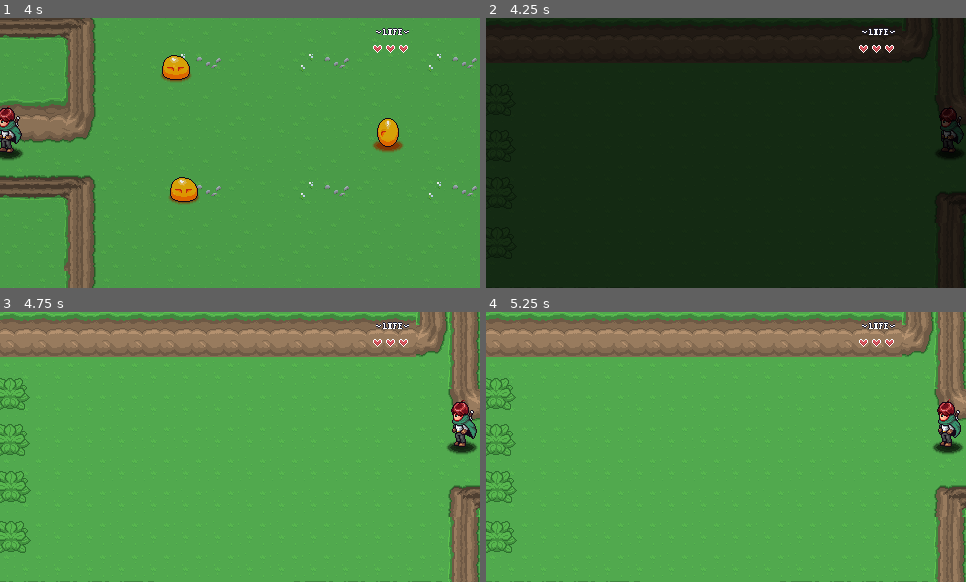
Above: before the commit, frames 1-4 (two rows, left to right).
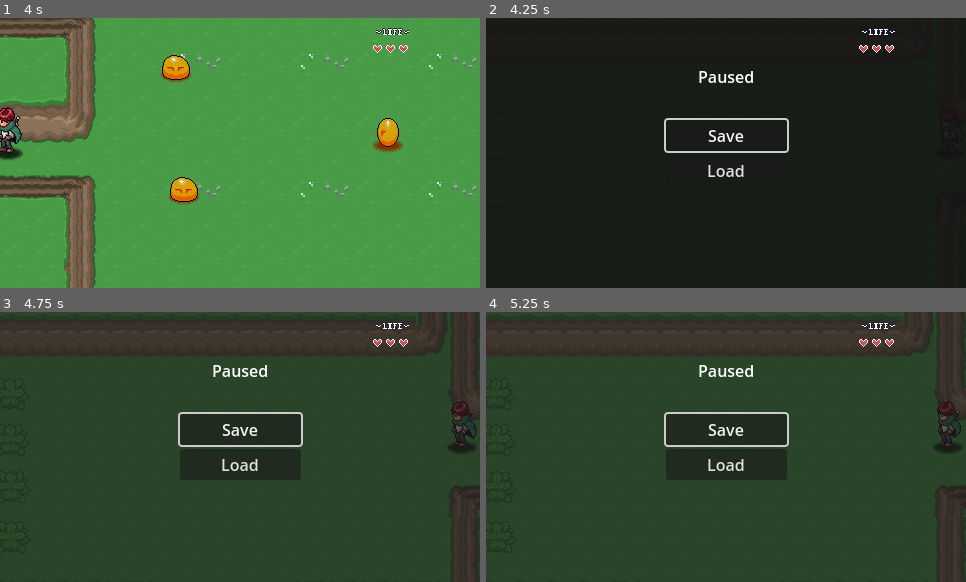
Above: after the commit, the same moments.

Repository: stevenmontes/RpgGame
Game: Godot game, scene res://levels/area01/01.tscn
The game is run twice, just before and just after one commit, with the same random seed, the same clock (stepped at 60 frames per second) and the same inputs.
Inputs (mouse positions are in pixels of both pictures, inside the frame that each line leads up to):
- Up to frame 1 (4 s): hold D (right) 0.53-1.28 s; hold Z (attack) 0.53-1.28 s; hold S (down) 1.28-2.03 s; tap Z (attack) at 1.35, 2.85 s; hold D (right) 2.03-2.78 s; hold Z (attack) 2.03-2.78 s; hold W (up) 2.78-3.53 s; hold A (left) from 3.53 s (still down); hold Z (attack) from 3.53 s (still down)
- Up to frame 2 (4.25 s): keep holding A (left); keep holding Z (attack); tap Escape (pause, bound only after the commit) at 4.15 s
- Up to frame 3 (4.75 s): release A (left) at 4.25 s; release Z (attack) at 4.25 s; click (240, 430) at 4.25 s, where only the run after the commit has a clickable "Save"
- Up to frame 4 (5.25 s): click (726, 463) at 5 s, where only the run after the commit has a clickable "Load"

Frame 1 is identical in both runs. In frame 2, 1.1% of the frame differs, in the area x 37-99%, y 19-59%; in frame 3, 99%; in frame 4, 99%, in the area x 0-100%, y 0-100%.

Commit message:
Basic Save & Load // E15

Diff:
--- a/00_Globals/global_player_manager.gd
+++ b/00_Globals/global_player_manager.gd
@@ -14,6 +14,11 @@
 	player = PLAYER.instantiate()
 	add_child(player)
 
+func set_health(hp: int, max_hp: int) -> void:
+	player.max_hp = max_hp
+	player.hp = hp
+	player.update_hp(0)
+
 func set_player_position(new_pos: Vector2) -> void:
 	player.global_position = new_pos
 
--- /dev/null
+++ b/00_Globals/global_save_manager.gd
@@ -0,0 +1,62 @@
+extends Node
+
+const SAVE_PATH = "user://"
+
+signal game_loaded
+signal game_saved
+
+var current_save: Dictionary = {
+	scene_path = "",
+	player = {
+		hp = 1,
+		max_hp = 1,
+		pos_x = 1,
+		pos_y = 0
+	},
+	items = [],
+	persistance = [],
+	quests = []
+}
+
+func save_game() -> void:
+	update_player_data()
+	update_scene_path()
+	var file := FileAccess.open(SAVE_PATH + 'save.sav', FileAccess.WRITE)
+	var save_json = JSON.stringify(current_save)
+	file.store_line(save_json)
+	game_saved.emit()
+
+func load_game() -> void:
+	var file := FileAccess.open(SAVE_PATH + 'save.sav', FileAccess.READ)
+	var json := JSON.new()
+	json.parse(file.get_line())
+	var save_dict : Dictionary = json.get_data() as Dictionary
+	current_save = save_dict
+
+	LevelManager.load_new_level(current_save.scene_path, '', Vector2.ZERO)
+
+	await LevelManager.level_load_started
+
+	PlayerManager.set_player_position(Vector2(current_save.player.pos_x, current_save.player.pos_y))
+	PlayerManager.set_health(current_save.player.hp, current_save.player.max_hp)
+
+	await LevelManager.level_loaded
+
+	game_loaded.emit()
+	print('load game')
+
+func update_player_data() -> void:
+	var current_player: Player = PlayerManager.player
+	current_save.player.hp = current_player.hp
+	current_save.player.max_hp = current_player.max_hp
+	current_save.player.pos_x = current_player.global_position.x
+	current_save.player.pos_y = current_player.global_position.y
+
+func update_scene_path() -> void:
+	var path: String = ""
+
+	for child in get_tree().root.get_children():
+		if child is Level:
+			path = child.scene_file_path
+
+	current_save.scene_path = path
--- /dev/null
+++ b/GUI/pause_menu.gd
@@ -0,0 +1,45 @@
+extends CanvasLayer
+
+@onready var button_save: Button = $VBoxContainer/Button_Save
+@onready var button_load: Button = $VBoxContainer/Button_Load
+
+var is_paused: bool = false
+
+func _ready() -> void:
+	button_save.pressed.connect(_on_save_pressed)
+	button_load.pressed.connect(_on_load_pressed)
+	hide_pause_menu()
+
+func _unhandled_input(event: InputEvent) -> void:
+	if event.is_action_pressed("pause"):
+		if is_paused == false:
+			show_pause_menu()
+		else:
+			hide_pause_menu()
+		get_viewport().set_input_as_handled()
+
+func show_pause_menu() -> void:
+	get_tree().paused = true
+	visible = true
+	is_paused = true
+	button_save.grab_focus()
+
+func hide_pause_menu() -> void:
+	get_tree().paused = false
+	visible = false
+	is_paused = false
+
+func _on_save_pressed() -> void:
+	if not is_paused:
+		return
+
+	SaveManager.save_game()
+	hide_pause_menu()
+
+func _on_load_pressed() -> void:
+	if not is_paused:
+		return
+
+	SaveManager.load_game()
+	await LevelManager.level_load_started
+	hide_pause_menu()
--- /dev/null
+++ b/GUI/pause_menu/pause_menu.tscn
@@ -0,0 +1,50 @@
+[gd_scene load_steps=2 format=3 uid="uid://bptkqwwfagc7b"]
+
+[ext_resource type="Script" uid="uid://cpic16opb25rf" path="res://GUI/pause_menu.gd" id="1_4w82k"]
+
+[node name="PauseMenu" type="CanvasLayer"]
+process_mode = 3
+script = ExtResource("1_4w82k")
+
+[node name="ColorRect" type="ColorRect" parent="."]
+anchors_preset = 15
+anchor_right = 1.0
+anchor_bottom = 1.0
+grow_horizontal = 2
+grow_vertical = 2
+color = Color(0.09803922, 0.09803922, 0.09803922, 0.7019608)
+
+[node name="VBoxContainer" type="VBoxContainer" parent="."]
+anchors_preset = 8
+anchor_left = 0.5
+anchor_top = 0.5
+anchor_right = 0.5
+anchor_bottom = 0.5
+offset_left = -60.5
+offset_top = -33.0
+offset_right = 60.5
+offset_bottom = 33.0
+grow_horizontal = 2
+grow_vertical = 2
+
+[node name="Button_Save" type="Button" parent="VBoxContainer"]
+layout_mode = 2
+text = "Save"
+
+[node name="Button_Load" type="Button" parent="VBoxContainer"]
+layout_mode = 2
+text = "Load"
+
+[node name="Label" type="Label" parent="."]
+anchors_preset = -1
+anchor_left = 0.5
+anchor_top = 0.21700001
+anchor_right = 0.5
+anchor_bottom = 0.21700001
+offset_left = -60.0
+offset_top = -11.590004
+offset_right = 61.0
+offset_bottom = 11.409996
+grow_horizontal = 2
+text = "Paused"
+horizontal_alignment = 1
--- a/project.godot
+++ b/project.godot
@@ -21,6 +21,8 @@
 PlayerHud="*res://GUI/player_hud/player_hud.tscn"
 PlayerManager="*res://00_Globals/global_player_manager.gd"
 SceneTransition="*res://GUI/scene_transition/scene_transition.tscn"
+SaveManager="*res://00_Globals/global_save_manager.gd"
+PauseMenu="*res://GUI/pause_menu/pause_menu.tscn"
 
 [display]
 
@@ -56,6 +58,12 @@
 , null, Object(InputEventJoypadButton,"resource_local_to_scene":false,"resource_name":"","device":-1,"button_index":0,"pressure":0.0,"pressed":false,"script":null)
 ]
 }
+pause={
+"deadzone": 0.2,
+"events": [Object(InputEventKey,"resource_local_to_scene":false,"resource_name":"","device":-1,"window_id":0,"alt_pressed":false,"shift_pressed":false,"ctrl_pressed":false,"meta_pressed":false,"pressed":false,"keycode":0,"physical_keycode":4194305,"key_label":0,"unicode":0,"location":0,"echo":false,"script":null)
+, Object(InputEventJoypadButton,"resource_local_to_scene":false,"resource_name":"","device":-1,"button_index":6,"pressure":0.0,"pressed":false,"script":null)
+]
+}
 
 [layer_names]
 
Not shown, added: 00_Globals/global_save_manager.gd.uid
Not shown, added: GUI/pause_menu.gd.uid
